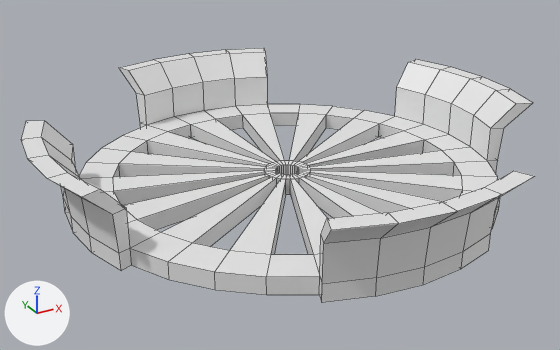
Two versions of the Blender file microgreen-lid/microgreen-lid.blend, one commit apart.
Camera for both pictures: a camera (50 mm lens) standing at (-59.2, -105.0, 54.5) and looking at (-1.9, -0.9, 2.5). The axes (+X, +Y, +Z) are drawn at lower left. The lights are the same throughout. Mesh edges are drawn as thin lines.

In view in the first picture: 'screen'.
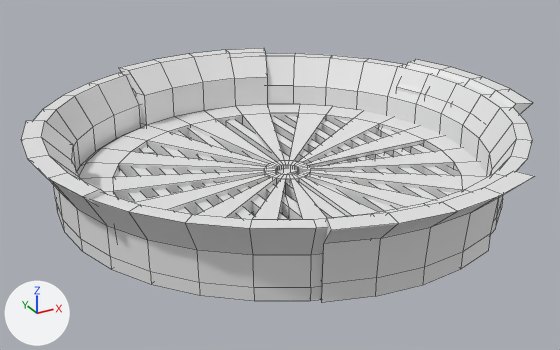
Where the change shows, as pixel boxes [x1, y1, x2, y2] in the pictures (560 x 350 px):
'grate', added: after [33, 53, 533, 301]

The edits, one by one:
Mesh me_circle_001 is new.
It has 584 vertices, 400 faces and spans x -41.2..39.2, y -39.1..41.3, z 0.0..12.2.
Object 'grate' (ob_grate) is new; it shows me_circle_001.
Its location is (0.0, 0.0, 0.0).
Its scale is (0.994, 0.994, 0.994).
